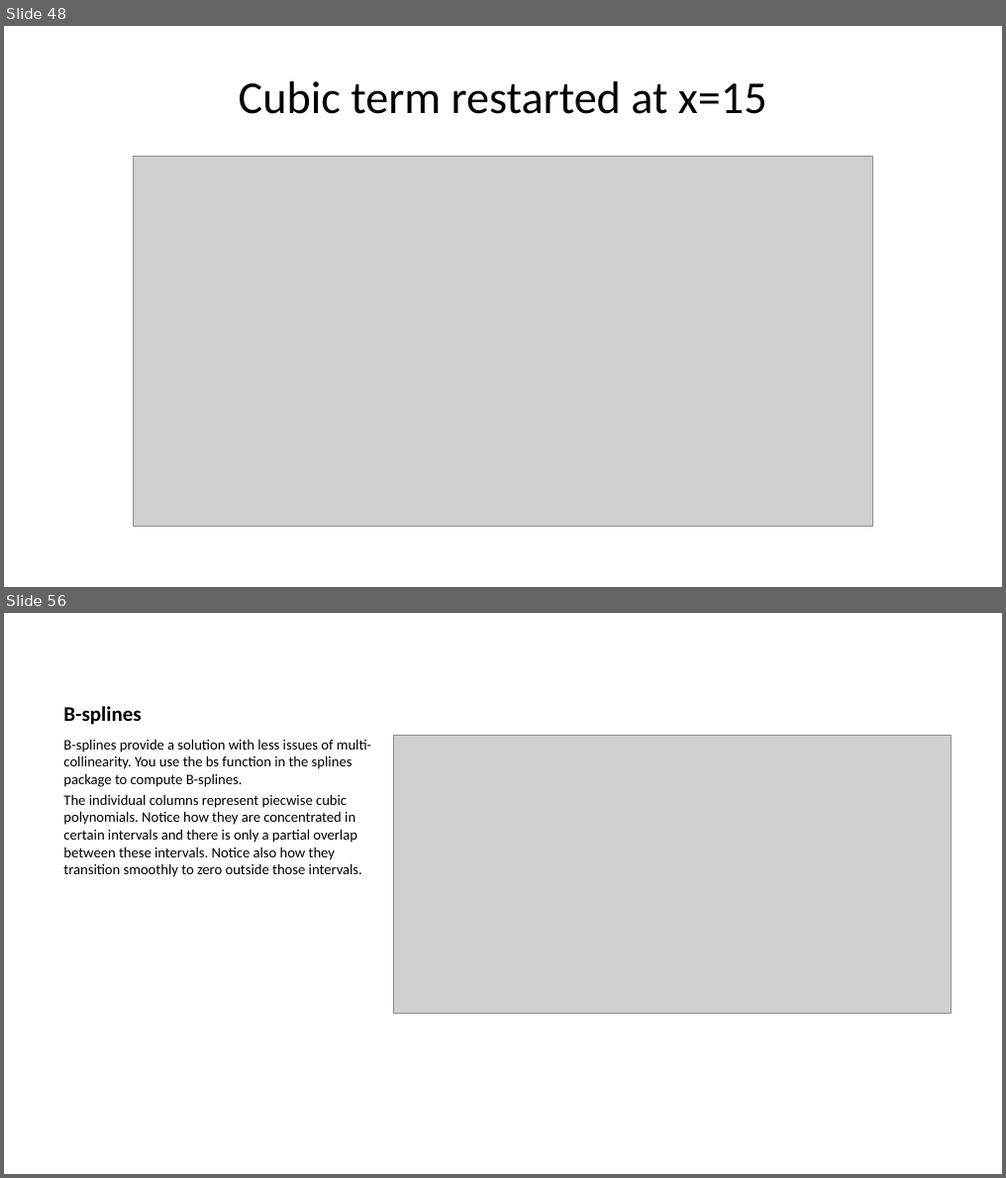
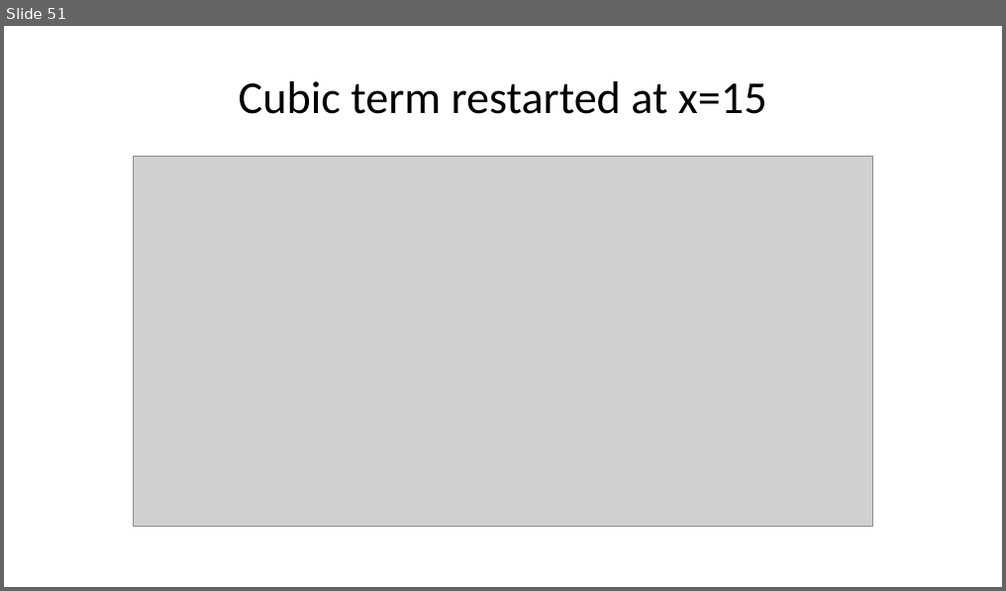
Before and after one commit to pmean/talks, a slide deck: splines/src/splines-slides-and-speaker-notes.pptx. Shown one above the other, each under a label of ours: slides 48 and 56 before the commit, slide 51 after it; the slides between them are not shown. The pictures are 1006x1178 and 1006x591 pixels, drawn with LibreOffice and Linux fonts; fonts in the diff are those of the drawing; grey boxes stand for pictures. Boxes give left, top, right and bottom in pixels: in the first picture for what was removed or moved away, otherwise in the second. Text is boxed around its words. In the diff, an @@ line names an element or a change of style, - is before the commit and + after.

Commit message:
Fixed chunk labels in splines

```diff
--- a/splines/src/splines-slides-and-speaker-notes.pptx
+++ b/splines/src/splines-slides-and-speaker-notes.pptx
@@ slide 56 removed at [4, 613, 1002, 1174], background #FFFFFF @@
@@ title removed at [63, 706, 141, 725] @@
-B-splines
@@ text removed at [63, 739, 371, 877] @@
-B-splines provide a solution with less issues of multi-collinearity. You use the bs function in the splines package to compute B-splines.
-The individual columns represent piecwise cubic polynomials. Notice how they are concentrated in certain intervals and there is only a partial overlap between these intervals. Notice also how they transition smoothly to zero outside those intervals.
@@ picture removed at [393, 735, 950, 1013] @@
@@ what was slide 48 is now slide 51 @@
```
Also in this commit, not shown: 11 slides changed, 39 slides added, 49 other slides removed, 8 other files.
